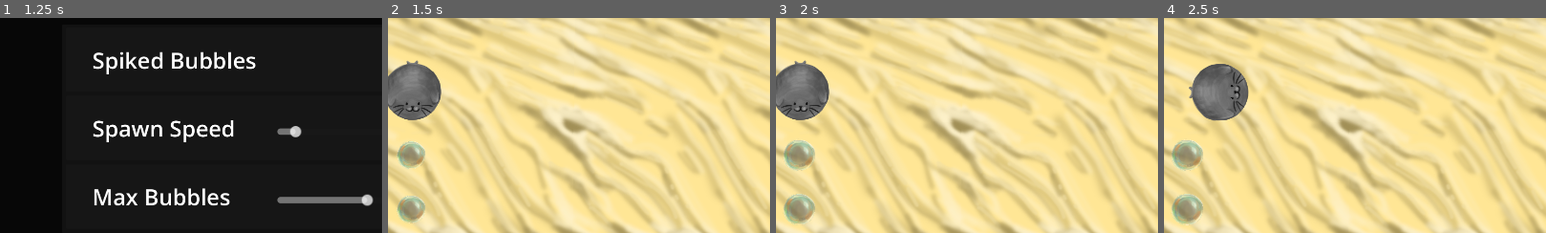
Above: before the commit, frames 1-4 (left to right).
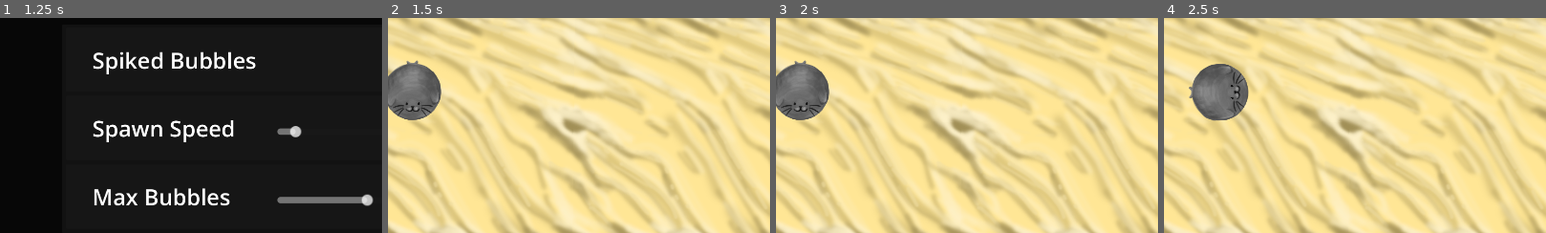
Above: after the commit, the same moments.

Repository: corpusCallosotomy/BubbleBowl
Game: Godot game, scene res://scenes/screens/menus/TitleScreen.tscn
The game is run twice, just before and just after one commit, with the same random seed, the same clock (stepped at 60 frames per second) and the same inputs. The engine's default icon, where the game draws it, is replaced by a stand-in: a white triangle on a blue panel in a dark square.
Inputs:
- Up to frame 1 (1.25 s): click "Play" at 0.5 s
- Up to frame 2 (1.5 s): click "PLAY!" at 1.25 s
- Up to frame 3 (2 s): no input
- Up to frame 4 (2.5 s): tap Enter at 2 s; hold D (P1_right) from 2.03 s (still down); tap Down (P2_down) at 2.1 s
The pictures show only the part of the screen within x 15-65%, y 25-75%; the shares and areas given below are measured in that part.

Frame 1 is identical in both runs. In frame 2, 1.4% of the frame differs, in the area x 2-10%, y 57-96%; in frame 3, 1.8%; in frame 4, 1.8%, in the area x 2-11%, y 56-97%.

Commit message:
bubble sounds

Diff:
--- a/scenes/bubbles/Bubble.gd
+++ b/scenes/bubbles/Bubble.gd
@@ -4,6 +4,11 @@
 
 @export var spriteParent: Node2D
 @export var sprite: AnimatedSprite2D
+
+@export var sound_collideWithWall: AudioStream
+@export var sound_collideWithSeal: AudioStream
+@export var sound_collideWithBubble: AudioStream
+@export var sound_mergeWithBubble: AudioStream
 
 var wobble = 0.0
 var angle = 0.0
@@ -48,7 +53,7 @@
 	if body.is_in_group("Bubble"):
 		#print("Bubble hit a bubble")
 		if body.bubbleSize==self.bubbleSize:
-
+			playSound(sound_collideWithBubble)
 			var selfIndex = self.get_index()
 			var bodyIndex = body.get_index()
 
@@ -75,13 +80,18 @@
 					# Pop both bubbles if they're both size 4 already
 					body.killBubble()
 					self.killBubble()
-
+		else:
+			playSound(sound_mergeWithBubble)
 
 
 
 		# CHECK IF BUBBLE IS THE SAME SIZE
 		# CHECK WHICH BUBBLE IS HIGHER IN SCENE TREE. LOWER BUBBLE DIES INSTANTLY
 		# HIGHER BUBBLE SPAWNS BUBBLE OF NEXT SIZE
+	elif body.is_in_group("Environment"):
+		playSound(sound_collideWithWall)
+	elif body.is_in_group("Player"):
+		playSound(sound_collideWithSeal)
 
 func increaseBubbleScale():
 	$CollisionShape2D.shape.radius=40+(bubbleSize*10)
@@ -96,6 +106,24 @@
 	#print("HELP")
 	bodyEntered(body)
 
+const soundCooldown = 500
+var lastSoundPlayed: int
+
+func playSound(sound: AudioStream):
+	var currentTime = Time.get_ticks_msec()
+
+	if currentTime - lastSoundPlayed < soundCooldown:
+		return
+
+	lastSoundPlayed = currentTime
+	var player = $AudioStreamPlayer2D
+	player.playing = false
+	player.stream = sound
+
+	player.pitch_scale = (1.0 / sqrt(bubbleSize)) + randf_range(-0.1, 0.1)
+
+	player.play()
+
 func killBubble():
 	MatchData.bubbleCount-=1
 	queue_free()
--- a/scenes/bubbles/Bubble.tscn
+++ b/scenes/bubbles/Bubble.tscn
@@ -1,9 +1,12 @@
-[gd_scene load_steps=9 format=3 uid="uid://ckhissng2jj1m"]
+[gd_scene load_steps=12 format=3 uid="uid://ckhissng2jj1m"]
 
 [ext_resource type="Script" path="res://scenes/bubbles/Bubble.gd" id="1_3sle1"]
 [ext_resource type="Texture2D" uid="uid://bh8jnhyldg0my" path="res://VFX/BubbleSprite1.png" id="2_3fasb"]
+[ext_resource type="AudioStream" uid="uid://cp3onbjjjmx0a" path="res://audio/sfx/BUBBLE_HitsWall.wav" id="2_uicvm"]
+[ext_resource type="AudioStream" uid="uid://car6alv5544o7" path="res://audio/sfx/BUBBLE_Collision.wav" id="3_glrgo"]
 [ext_resource type="Texture2D" uid="uid://bgvbnomqxtdlw" path="res://VFX/BubbleSprite2.png" id="3_ufa5p"]
 [ext_resource type="Texture2D" uid="uid://cei0gnvxblevr" path="res://VFX/BubbleSprite3.png" id="4_ifu60"]
+[ext_resource type="AudioStream" uid="uid://d1ad85vxggc4m" path="res://audio/sfx/BUBBLE_Merge.wav" id="4_th0mm"]
 [ext_resource type="Texture2D" uid="uid://iprt2tuc511h" path="res://VFX/BubbleSprite4.png" id="5_aul6t"]
 
 [sub_resource type="PhysicsMaterial" id="PhysicsMaterial_j8tdy"]
@@ -43,6 +46,10 @@
 script = ExtResource("1_3sle1")
 spriteParent = NodePath("SpriteParent")
 sprite = NodePath("SpriteParent/Sprite")
+sound_collideWithWall = ExtResource("2_uicvm")
+sound_collideWithSeal = ExtResource("3_glrgo")
+sound_collideWithBubble = ExtResource("3_glrgo")
+sound_mergeWithBubble = ExtResource("4_th0mm")
 
 [node name="SpriteParent" type="Node2D" parent="."]
 
@@ -55,4 +62,9 @@
 [node name="CollisionShape2D" type="CollisionShape2D" parent="."]
 shape = SubResource("CircleShape2D_rp0vr")
 
+[node name="AudioStreamPlayer2D" type="AudioStreamPlayer2D" parent="."]
+max_distance = 5000.0
+attenuation = 0.00248938
+panning_strength = 3.0
+
 [connection signal="body_entered" from="." to="." method="_on_body_entered"]
--- a/scenes/screens/arena/arena.tscn
+++ b/scenes/screens/arena/arena.tscn
@@ -1,7 +1,6 @@
-[gd_scene load_steps=13 format=3 uid="uid://dysj0hpncct4l"]
+[gd_scene load_steps=12 format=3 uid="uid://dysj0hpncct4l"]
 
 [ext_resource type="PackedScene" uid="uid://cmkpgtxmycs8j" path="res://scenes/player/Player.tscn" id="1_etxjp"]
-[ext_resource type="PackedScene" uid="uid://ckhissng2jj1m" path="res://scenes/bubbles/Bubble.tscn" id="2_rqac2"]
 [ext_resource type="PackedScene" uid="uid://0rjhmhgrhrex" path="res://scenes/screens/arena/goal.tscn" id="2_v7y4l"]
 [ext_resource type="Texture2D" uid="uid://b8hixirqnrfff" path="res://scenes/screens/arena/fieldmap.png" id="3_khlq0"]
 [ext_resource type="Script" path="res://scenes/screens/arena/bubble_spawner.gd" id="5_k3v74"]
@@ -82,12 +81,6 @@
 [node name="CollisionShape2D" type="CollisionShape2D" parent="Field Bounds/Goal 2 Back Wall"]
 shape = SubResource("RectangleShape2D_8jfff")
 
-[node name="Bubble" parent="." instance=ExtResource("2_rqac2")]
-position = Vector2(347, 617)
-
-[node name="Bubble2" parent="." instance=ExtResource("2_rqac2")]
-position = Vector2(347, 753)
-
 [node name="ScoreDisplay" type="Node2D" parent="." node_paths=PackedStringArray("score1", "score2")]
 position = Vector2(960, 0)
 script = ExtResource("6_alnfp")
